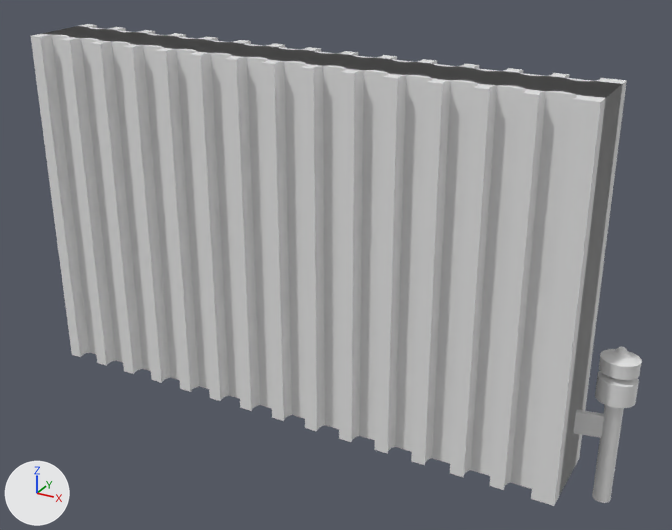
The Blender file BlenderModels/Motel/Interior/Radiator.blend as it was, and as the next commit left it.
Rendered twice from a 50 mm lens placed at (1.53, -2.62, 2.28), pointed at (0.11, -0.02, 0.98). Arrows for +X, +Y and +Z are at lower left; the lights stay in place. The first picture is the older version.

Names of what the first picture shows: 'Radiator', 'RadiatorTemp'.
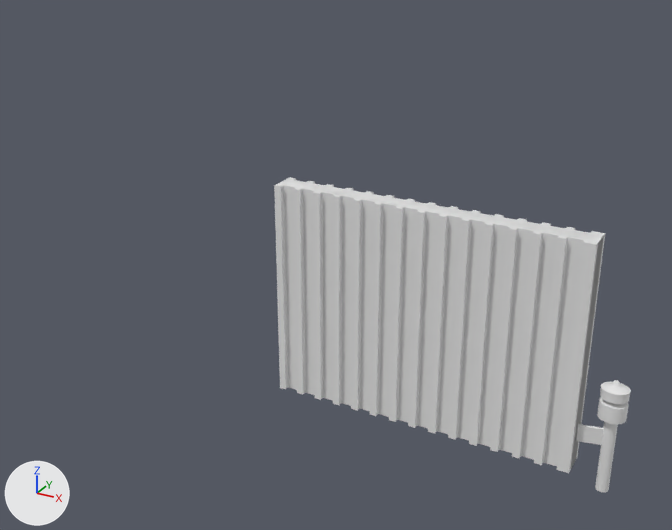
Edits to the bpy script that builds the scene:
```text
Change ob_radiator:
    ob_radiator.location: (-0.034, -0.012, 1.04) -> (0.443, -0.012, 0.848)
    ob_radiator.scale: (1.02, 0.121, 0.649) -> (0.55, 0.0414, 0.4)
Change ob_radiatortemp:
    ob_radiatortemp.location: (1.092, 0.0, 0.791) -> (1.092, -0.015, 0.712)
    ob_radiatortemp.scale: (0.0617, 0.0525, 0.0162) -> (0.0446, 0.038, 0.0117)
```

Pixel boxes [x1, y1, x2, y2] of what changed, in the pictures (672 x 530 px):
'Radiator', moved, rescaled (44% narrower, 39% shorter)
    before: [31, 24, 627, 506]
    after: [274, 177, 605, 473]
'RadiatorTemp', moved, rescaled
    before: [573, 347, 642, 503]
    after: [576, 380, 631, 492]
